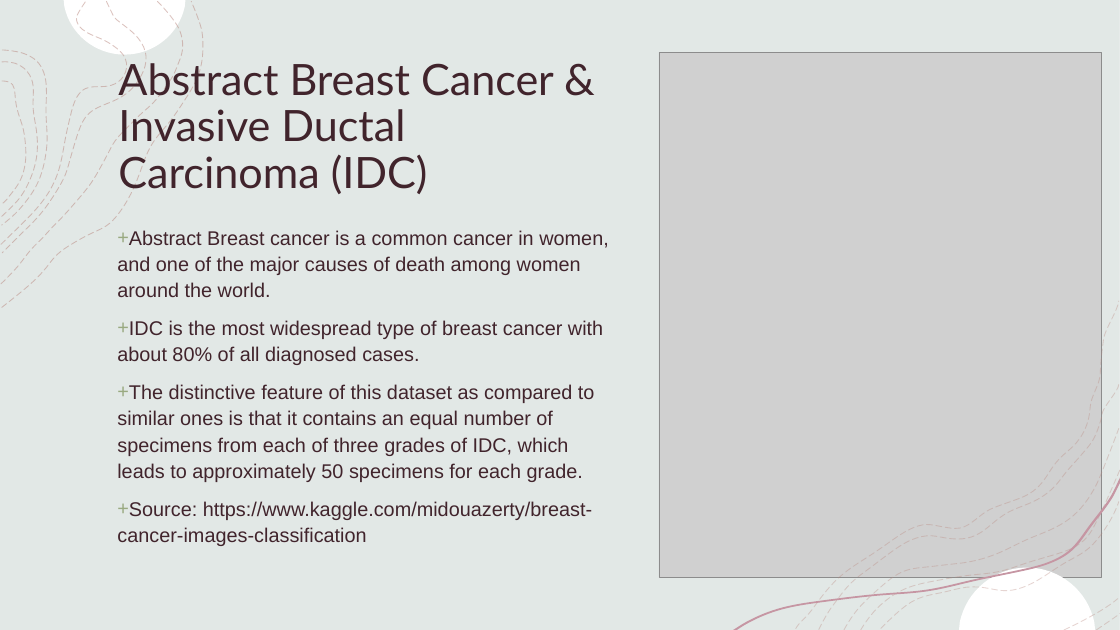
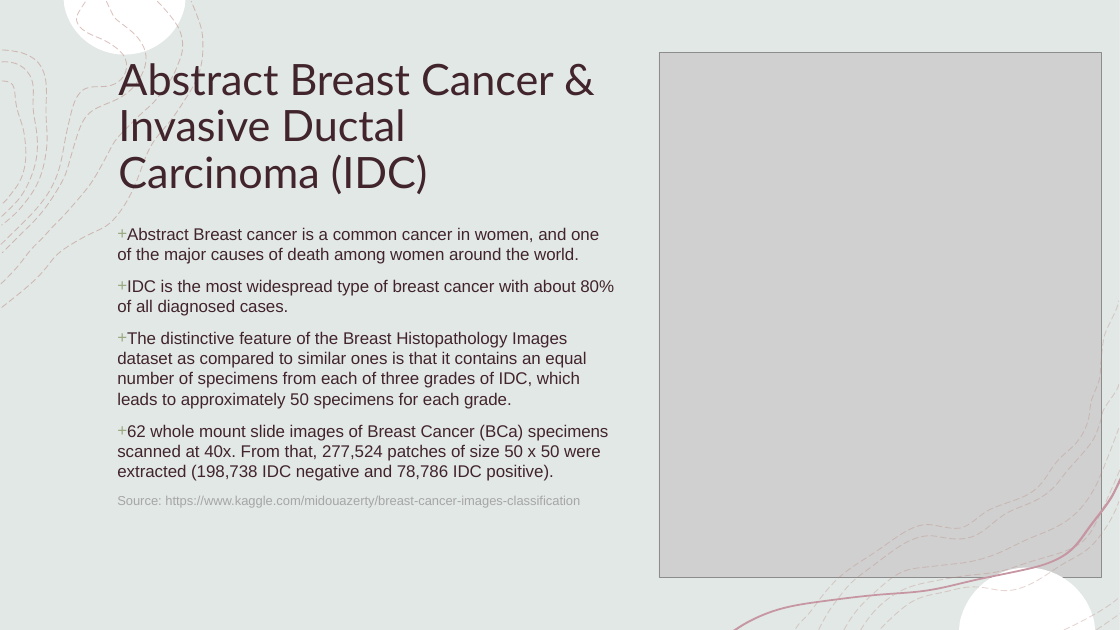
Before and after one commit to dkinneyBU/DSC680, a slide deck: slide 9 of Assignments/Week12/DKinney-Project 3 Presentation.pptx. Drawn at 1120x630 pixels with LibreOffice and Linux fonts; fonts in the diff are those of the drawing; grey boxes stand for pictures. Boxes give left, top, right and bottom in pixels: in the first picture for what was removed or moved away, otherwise in the second. Text is boxed around its words. In the diff, an @@ line names an element or a change of style, - is before the commit and + after.

Commit message:
fixes to my paper and presentation

```diff
--- a/Assignments/Week12/DKinney-Project 3 Presentation.pptx
+++ b/Assignments/Week12/DKinney-Project 3 Presentation.pptx
@@ text at box(117, 227, 614, 508): size 17 to 14.4 pt in "Abstract Breast cancer is a common cancer ...", "IDC is the most widespread type of ..."; size 17 to 11.1 pt, text colour #41242C to #A6A6A6 in "Source: https://www.kaggle.com/midouazerty/breast-cancer-ima ..."; line spacing 1.1 to 1; bullet + to none @@
@@ text at box(117, 331, 608, 481): text changed; size 17 to 14.4 pt @@
-+ The distinctive feature of this dataset as compared to similar ones is that it contains an equal number of specimens from each of three grades of IDC, which leads to approximately 50 specimens for each grade.
++ The distinctive feature of the Breast Histopathology Images dataset as compared to similar ones is that it contains an equal number of specimens from each of three grades of IDC, which leads to approximately 50 specimens for each grade.
++ 62 whole mount slide images of Breast Cancer (BCa) specimens scanned at 40x. From that, 277,524 patches of size 50 x 50 were extracted (198,738 IDC negative and 78,786 IDC positive).
```
Also in this commit, not shown: 1 other file.
